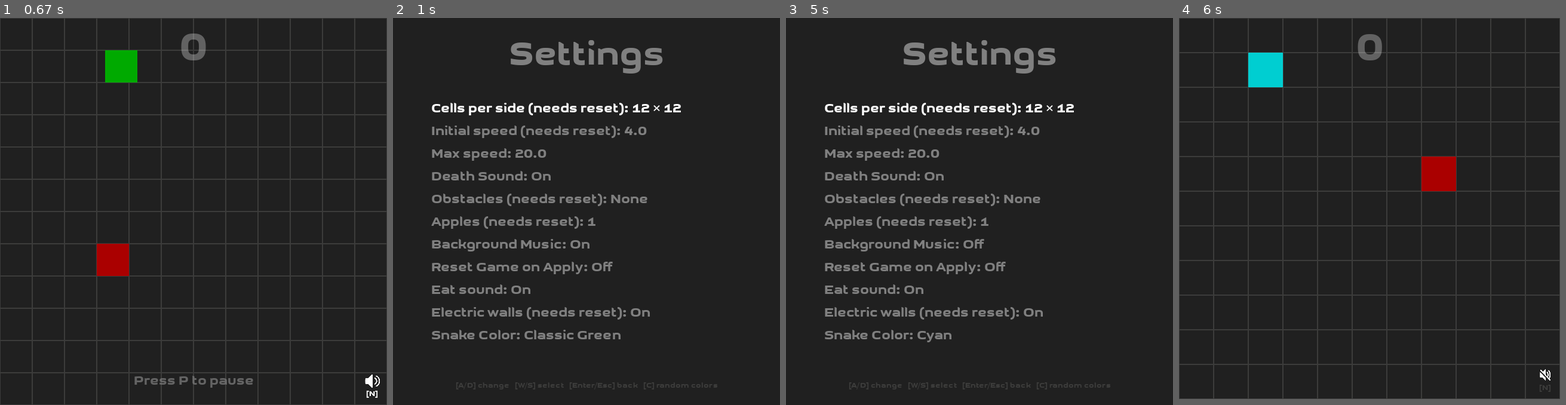
Above: before the commit, frames 1-4 (left to right).
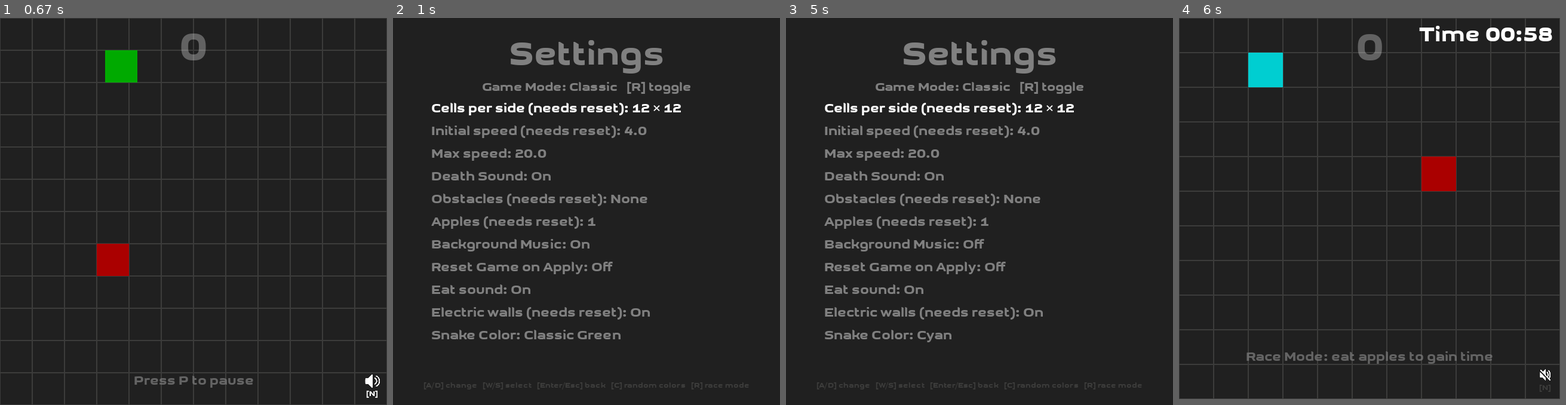
Above: after the commit, the same moments.

Repository: fossguild/naja
Game: pygame game, started from kobra.py
The game is run twice, just before and just after one commit, with the same random seed, the same clock (stepped at 60 frames per second) and the same inputs.
Inputs:
- Up to frame 1 (0.67 s): tap Enter at 0.33 s
- Up to frame 2 (1 s): hold M from 0.67 s (still down); hold Up from 0.67 s (still down)
- Up to frame 3 (5 s): release M at 1.13 s; release Up at 1.13 s; tap Enter at 1.17, 1.5, 3.17, 4.07, 4.37 s; hold C 1.83-2.3 s; hold Up 1.83-2.3 s; tap Space at 2.33 s; hold N 2.67-3.13 s; hold Up 2.67-3.13 s; hold Up 3.5-3.97 s; tap C at 4.5 s; hold M from 4.83 s (still down); hold Left from 4.83 s (still down)
- Up to frame 4 (6 s): release M at 5.37 s; release Left at 5.37 s; hold R 5.4-5.93 s; hold Left 5.4-5.93 s; tap Enter at 5.55 s; tap Space at 5.97 s

Frame 1 is identical in both runs. In frame 2, 0.9% of the frame differs, in the area x 8-92%, y 16-96%; in frame 3, 0.9%; in frame 4, 1.3%, in the area x 17-97%, y 2-90%.

Commit message:
feat(kobra): introduce race-against-time mode with timer, HUD, and time bonuses
- add race mode state, initialization, and mm:ss formatting helpers

- draw timer HUD and short onboarding hint

- decrement timer each tick; add bonus time on apple; cap total time

- show time-up dialog and reset round or quit

- add settings toggle (race_mode_enabled) and transient preference; toggle with R

- integrate with start menu and non-reset/apply flow

Closes #175

Diff:
--- a/kobra.py
+++ b/kobra.py
@@ -69,6 +69,17 @@
     title_rect = title.get_rect(center=(state.width / 2, state.height / 10))
     state.arena.blit(title, title_rect)
 
+    # Game mode line uses state-backed preference if present
+    race_on = _race_enabled_from_state_or_settings(state, settings)
+    mode_label = "Race Against Time" if race_on else "Classic"
+    mode_text = assets.render_custom(
+        f"Game Mode: {mode_label}   [R] toggle",
+        SCORE_COLOR if race_on else MESSAGE_COLOR,
+        int(state.width / 32),
+    )
+    mode_rect = mode_text.get_rect(center=(state.width / 2, state.height * 0.18))
+    state.arena.blit(mode_text, mode_rect)
+
     # Spacing and scroll parameters - adjusted for smaller text
     row_h = int(state.height * 0.06)
     visible_rows = int(state.height * 0.70 // row_h)
@@ -95,7 +106,7 @@
         state.arena.blit(text, rect)
 
     # Hint footer (smaller)
-    hint_text = "[A/D] change   [W/S] select   [Enter/Esc] back   [C] random colors"
+    hint_text = "[A/D] change   [W/S] select   [Enter/Esc] back   [C] random colors   [R] race mode"
     hint = assets.render_custom(hint_text, GRID_COLOR, int(state.width / 50))
     state.arena.blit(hint, hint.get_rect(center=(state.width / 2, state.height * 0.95)))
 
@@ -130,6 +141,17 @@
 
             if key in (pygame.K_ESCAPE, pygame.K_RETURN):
                 return  # exit menu
+
+            # toggle race mode using state-backed flag and best-effort settings write
+            if key == pygame.K_r:
+                current = _race_enabled_from_state_or_settings(state, settings)
+                state.race_mode_pref = not current
+                # Best-effort persistence (ignored if GameSettings doesn't store unknown keys)
+                try:
+                    settings.set("race_mode_enabled", state.race_mode_pref)
+                except Exception:
+                    pass
+                continue
 
             if key in (pygame.K_DOWN, pygame.K_s):
                 selected = (selected + 1) % len(settings.MENU_FIELDS)
@@ -323,6 +345,92 @@
             not allowed_keys or event.key in allowed_keys
         ):
             return event.key
+
+
+# --- Race-against-time helpers (safe defaults if settings doesn’t define them) ---
+def _get_setting_or_default(settings: GameSettings, key: str, default):
+    try:
+        val = settings.get(key)
+        return default if val is None else val
+    except Exception:
+        return default
+
+
+def _format_mm_ss(total_ms: int) -> str:
+    if total_ms < 0:
+        total_ms = 0
+    s = total_ms // 1000
+    m = s // 60
+    s = s % 60
+    return f"{int(m):02d}:{int(s):02d}"
+
+
+def _init_race_mode(state: GameState, settings: GameSettings) -> None:
+    """Initialize or reset race-against-time internal state on the GameState object."""
+    state.race_mode = True
+    initial_secs = float(_get_setting_or_default(settings, "race_initial_seconds", 60))
+    bonus_secs = float(_get_setting_or_default(settings, "race_bonus_seconds", 5))
+    cap_secs = float(_get_setting_or_default(settings, "race_time_cap_seconds", 120))
+    now = pygame.time.get_ticks()
+
+    state.race_time_ms = int(initial_secs * 1000)
+    state.race_bonus_ms = int(bonus_secs * 1000)
+    state.race_time_cap_ms = int(cap_secs * 1000)
+    state.race_hint_until = now + 3000  # short onboarding hint
+
+
+def _draw_race_hud(state: GameState, assets: GameAssets) -> None:
+    """Draw remaining time in the top-right corner."""
+    remaining = getattr(state, "race_time_ms", 0)
+    text = f"Time { _format_mm_ss(remaining) }"
+    surf = assets.render_custom(text, SCORE_COLOR, int(state.width / 18))
+    rect = surf.get_rect()
+    rect.topright = (state.width - int(state.width * 0.02), int(state.height * 0.02))
+    state.arena.blit(surf, rect)
+
+
+def _handle_time_up(state: GameState, assets: GameAssets, settings: GameSettings) -> None:
+    """Show 'Time's Up' and wait for restart/quit."""
+    _draw_center_message(state, assets, "Time's Up", "Press Enter/Space to restart  •  Q to exit")
+    key = _wait_for_keys({pygame.K_RETURN, pygame.K_SPACE, pygame.K_q})
+    if key == pygame.K_q:
+        pygame.quit()
+        sys.exit()
+    # else just return to allow caller to reset the round
+
+
+def _is_race_enabled(settings: GameSettings) -> bool:
+    """Return True if settings indicate race mode is enabled."""
+    try:
+        v = settings.get("race_mode_enabled")
+        if isinstance(v, str):
+            v_norm = v.strip().lower()
+            if v_norm in ("1", "true", "yes", "on"):
+                return True
+            if v_norm in ("0", "false", "no", "off"):
+                return False
+        if isinstance(v, (int, float)):
+            return bool(v)
+        if isinstance(v, bool):
+            return v
+    except Exception:
+        pass
+    # Fallback to game_mode string
+    try:
+        gm = settings.get("game_mode")
+        if isinstance(gm, str) and gm.strip().lower() == "race":
+            return True
+    except Exception:
+        pass
+    return False
+
+
+def _race_enabled_from_state_or_settings(state: GameState, settings: GameSettings) -> bool:
+    """Prefer a transient selection stored on GameState; fallback to settings."""
+    pref = getattr(state, "race_mode_pref", None)
+    if isinstance(pref, bool):
+        return pref
+    return _is_race_enabled(settings)
 
 
 def _show_reset_warning_dialog(state: GameState, assets: GameAssets) -> str:
@@ -456,14 +564,7 @@
     config: GameConfig,
     settings: GameSettings,
 ) -> None:
-    """Main menu shown before the game starts.
-
-    Args:
-        state: GameState instance
-        assets: GameAssets instance
-        config: GameConfig instance
-        settings: GameSettings instance
-    """
+    """Main menu shown before the game starts."""
     selected = 0
     items = ["Start Game", "Settings"]
 
@@ -514,7 +615,6 @@
                     pygame.quit()
                     sys.exit()
             if event.type == pygame.MOUSEBUTTONDOWN and event.button == 1:
-                # Simple click detection
                 mx, my = event.pos
                 for i, text_label in enumerate(items):
                     rect = assets.render_small(text_label, MESSAGE_COLOR).get_rect(
@@ -671,8 +771,16 @@
     ##
     start_menu(state, assets, config, settings)  # blocks until user picks "Start Game"
 
-    show_pause_hint_end_time = pygame.time.get_ticks() + 2000  # 2 segundos
+    show_pause_hint_end_time = pygame.time.get_ticks() + 2000
     previous_tail_length = 0
+
+    # Initialize race mode pref from settings, then apply
+    if not hasattr(state, "race_mode_pref"):
+        state.race_mode_pref = _is_race_enabled(settings)
+    if state.race_mode_pref:
+        _init_race_mode(state, settings)
+    else:
+        state.race_mode = False
 
     ##
     ## Main loop
@@ -745,15 +853,13 @@
                     # Determine if we should reset
                     should_reset = False
                     if needs_reset:
-                        # If "Reset Game on Apply" is enabled, reset automatically
                         if settings.get("reset_game_on_apply"):
                             should_reset = True
                         else:
-                            # Show warning dialog and ask user
                             user_choice = _show_reset_warning_dialog(state, assets)
                             if user_choice == "reset":
                                 should_reset = True
-                            else:  # user_choice == "cancel"
+                            else:
                                 # Revert the critical settings changes
                                 settings.set("cells_per_side", old_cells)
                                 settings.set("obstacle_difficulty", old_obstacles)
@@ -770,18 +876,45 @@
                         settings,
                         reset_objects=should_reset,
                     )
+
+                    # Evaluate race mode from state preference first, then settings
+                    race_enabled = _race_enabled_from_state_or_settings(state, settings)
+                    prev_enabled = getattr(state, "race_mode", False)
+
+                    if should_reset:
+                        if race_enabled:
+                            _init_race_mode(state, settings)
+                        else:
+                            state.race_mode = False
+                    else:
+                        # No reset: toggle mode live if changed
+                        if race_enabled and not prev_enabled:
+                            _init_race_mode(state, settings)
+                        elif not race_enabled and prev_enabled:
+                            state.race_mode = False
+
                     state.game_on = was_running
                 elif event.key == pygame.K_n:  # N : toggle music mute
                     settings.set(
                         "background_music", not settings.get("background_music")
                     )
                     apply_settings(state, assets, config, settings, reset_objects=False)
-
                 elif event.key == pygame.K_c:  # C : randomize snake colors
                     settings.randomize_snake_colors()
 
         ## Update the game
         if state.game_on:
+            # Race-against-time countdown
+            if getattr(state, "race_mode", False):
+                state.race_time_ms -= dt
+                if state.race_time_ms <= 0:
+                    state.race_time_ms = 0
+                    # Show time-up, then reset round
+                    _handle_time_up(state, assets, settings)
+                    apply_settings(state, assets, config, settings, reset_objects=True)
+                    _init_race_mode(state, settings)
+                    continue
+
             if len(state.snake.tail) == 0 and previous_tail_length > 0:
                 show_pause_hint_end_time = pygame.time.get_ticks() + 2000
             previous_tail_length = len(state.snake.tail)
@@ -954,6 +1087,10 @@
         score_rect = score.get_rect(center=(state.width / 2, state.height / 12))
         state.arena.blit(score, score_rect)
 
+        # Race mode HUD
+        if getattr(state, "race_mode", False):
+            _draw_race_hud(state, assets)
+
         # Draw music status indicator
         draw_music_indicator(state, assets, settings)
 
@@ -962,9 +1099,7 @@
             if state.snake.head.x == apple.x and state.snake.head.y == apple.y:
                 state.snake.got_apple = True
                 max_speed = float(settings.get("max_speed"))
-                state.snake.speed = min(
-                    state.snake.speed * 1.1, max_speed
-                )  # Increase speed
+                state.snake.speed = min(state.snake.speed * 1.1, max_speed)
 
                 # Plays the eating sound if enabled in the settings
                 if (
@@ -973,6 +1108,15 @@
                     and assets.eat_sound
                 ):
                     assets.eat_sound.play()
+
+                # Race mode: add bonus time on apple
+                if getattr(state, "race_mode", False):
+                    bonus = getattr(state, "race_bonus_ms", 0)
+                    cap = getattr(state, "race_time_cap_ms", 0)
+                    remaining = getattr(state, "race_time_ms", 0)
+                    state.race_time_ms = (
+                        min(remaining + bonus, cap) if cap > 0 else remaining + bonus
+                    )
 
                 # Remove eaten apple and spawn a new one
                 state.apples.remove(apple)
@@ -1001,6 +1145,21 @@
             hint_rect = hint_surf.get_rect(center=(state.width / 2, state.height - 40))
             state.arena.blit(hint_surf, hint_rect)
 
+        # Optional onboarding hint for race mode
+        if getattr(state, "race_mode", False) and state.game_on:
+            now = pygame.time.get_ticks()
+            if now < getattr(state, "race_hint_until", 0):
+                hint = assets.render_custom(
+                    "Race Mode: eat apples to gain time",
+                    MESSAGE_COLOR,
+                    int(state.width / 30),
+                )
+                hint.set_alpha(180)
+                hint_rect = hint.get_rect(
+                    center=(state.width / 2, state.height - 70)
+                )
+                state.arena.blit(hint, hint_rect)
+
         # Se o jogo estiver pausado, desenha a tela de pausa por cima de tudo
         if not state.game_on:
             draw_pause_screen(state, assets)
